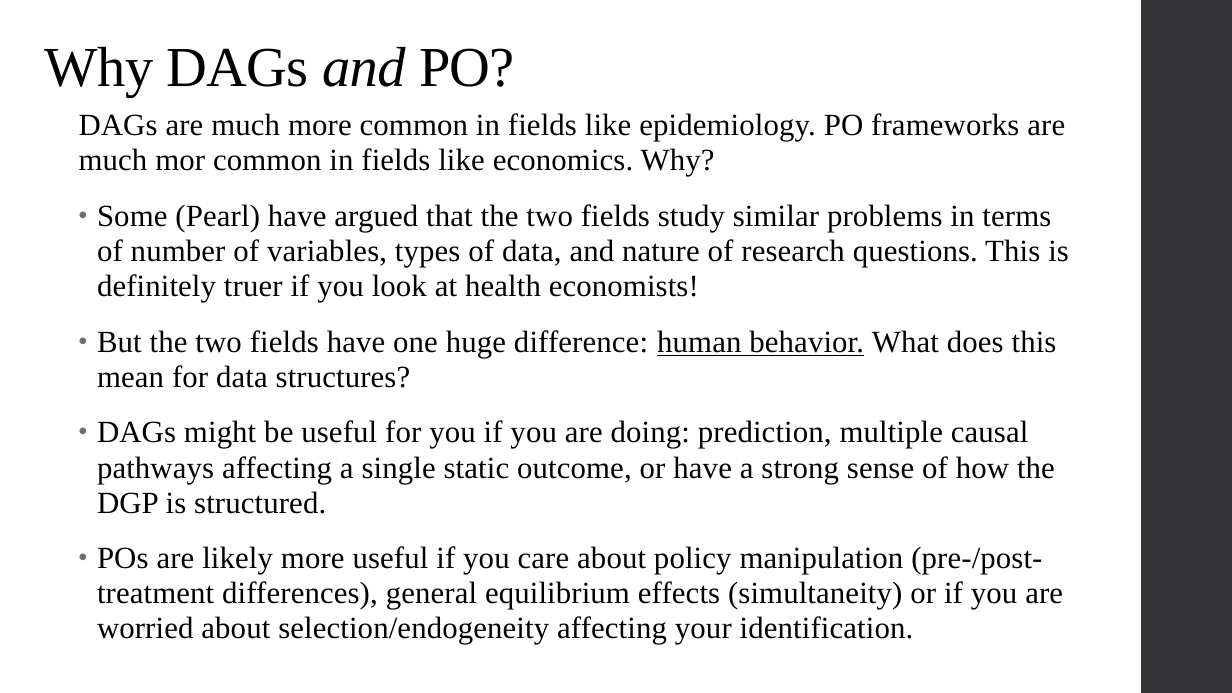
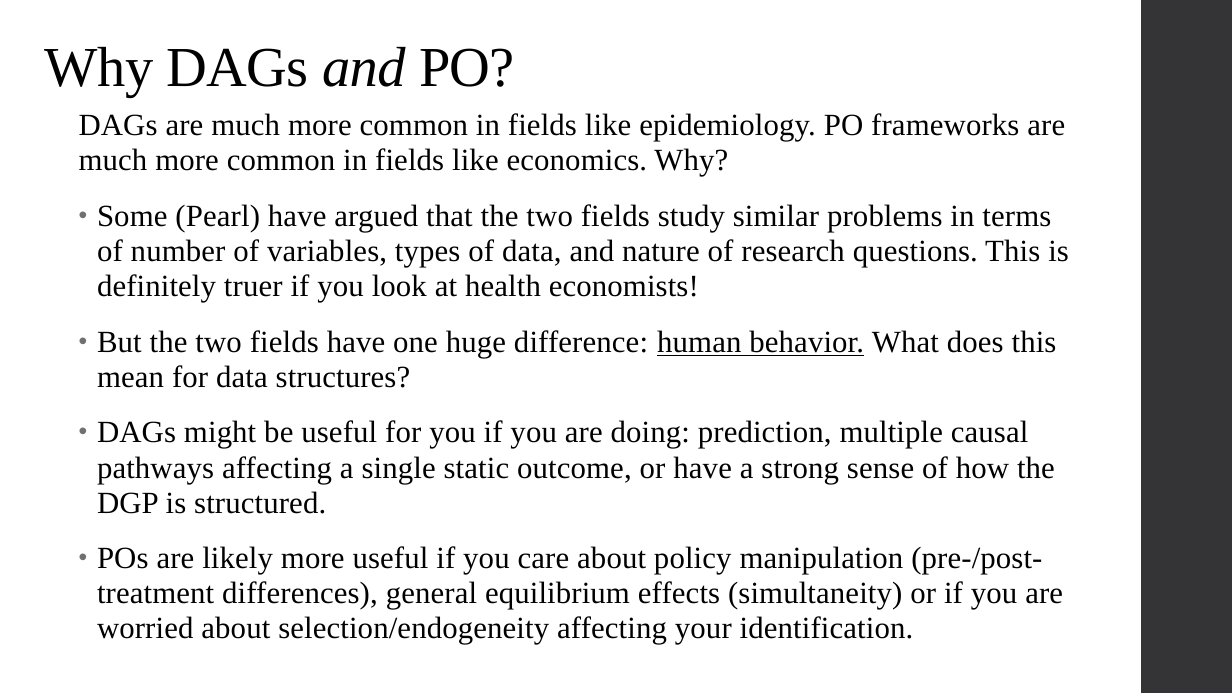
Before and after one commit to alex-hoagland/HAD5744, a slide deck: slide 83 of Lecture01_Introduction/Lecture1_Frameworks.pptx. Drawn at 1232x693 pixels with LibreOffice and Linux fonts; fonts in the diff are those of the drawing. Boxes give left, top, right and bottom in pixels: in the first picture for what was removed or moved away, otherwise in the second. Text is boxed around its words. In the diff, an @@ line names an element or a change of style, - is before the commit and + after.

```diff
--- a/Lecture01_Introduction/Lecture1_Frameworks.pptx
+++ b/Lecture01_Introduction/Lecture1_Frameworks.pptx
@@ text at (x1=79, y1=113, x2=1065, y2=176): text changed @@
-DAGs are much more common in fields like epidemiology. PO frameworks are much mor common in fields like economics. Why?
+DAGs are much more common in fields like epidemiology. PO frameworks are much more common in fields like economics. Why?
```
Also in this commit, not shown: 4 other slides changed, 8 other files.
